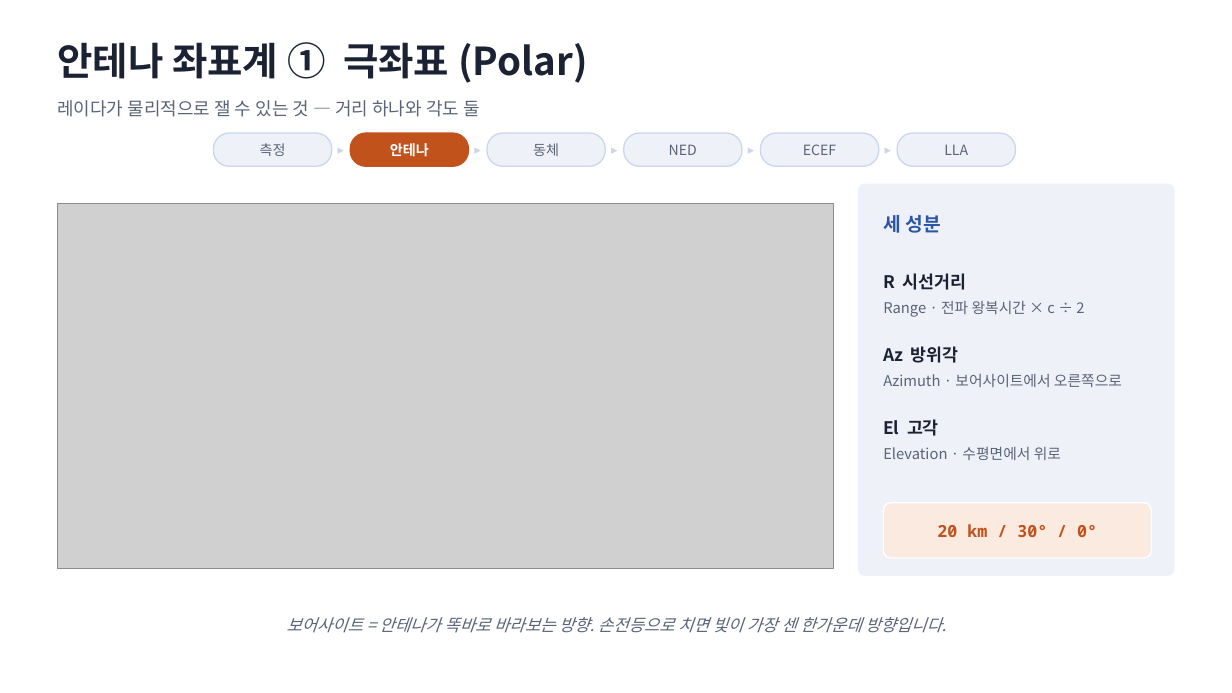
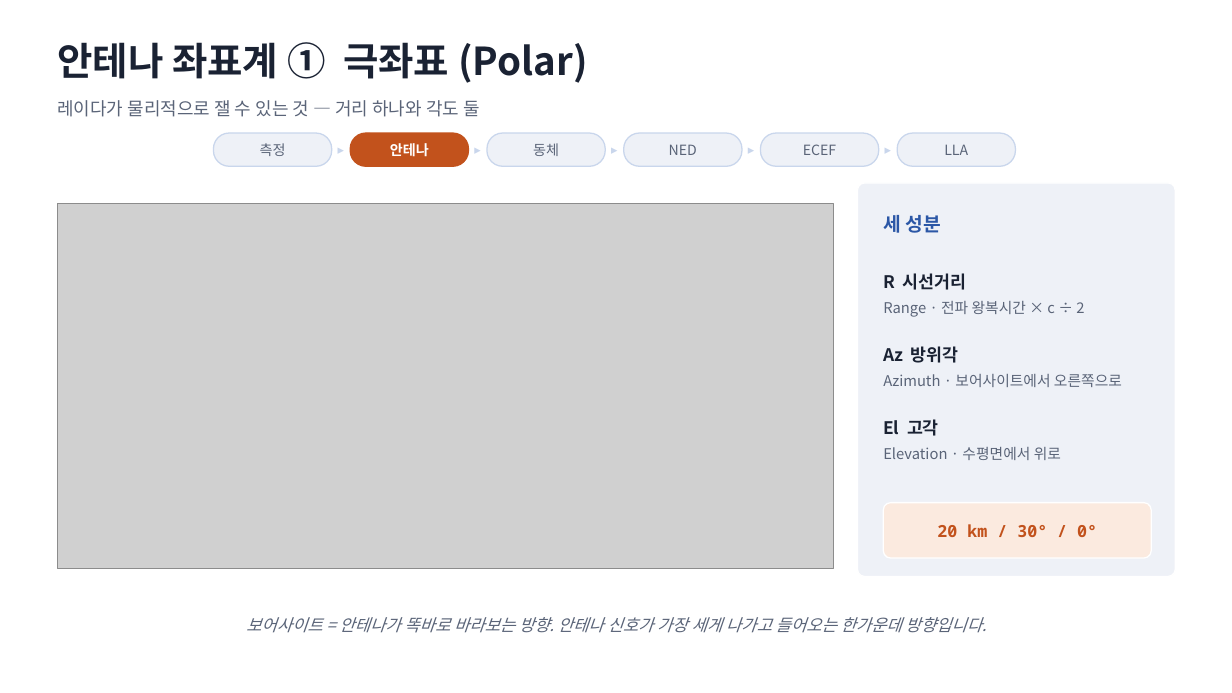
Before and after one commit to harley-hwan/IpcProc, a slide deck: slide 10 of Part2_CoordFrames/ref/산출물/Chapter2_coordinate_systems.pptx. Drawn at 1232x693 pixels with LibreOffice and Linux fonts; fonts in the diff are those of the drawing; grey boxes stand for pictures. Boxes give left, top, right and bottom in pixels: in the first picture for what was removed or moved away, otherwise in the second. Text is boxed around its words. In the diff, an @@ line names an element or a change of style, - is before the commit and + after.

```diff
--- a/Part2_CoordFrames/ref/산출물/Chapter2_coordinate_systems.pptx
+++ b/Part2_CoordFrames/ref/산출물/Chapter2_coordinate_systems.pptx
@@ text at [246,617,986,633]: text changed @@
-보어사이트 = 안테나가 똑바로 바라보는 방향. 손전등으로 치면 빛이 가장 센 한가운데 방향입니다.
+보어사이트 = 안테나가 똑바로 바라보는 방향. 안테나 신호가 가장 세게 나가고 들어오는 한가운데 방향입니다.
```
Also in this commit, not shown: 6 other slides changed, 8 other files.
